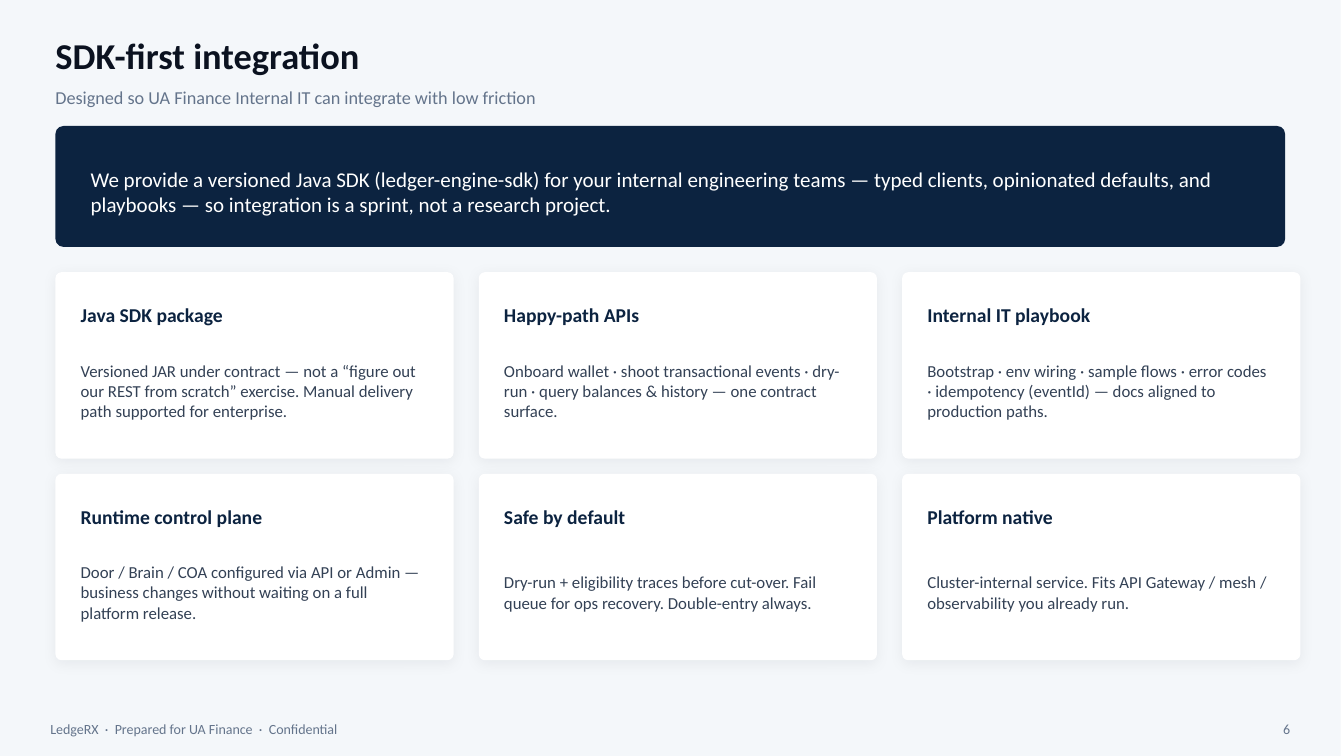
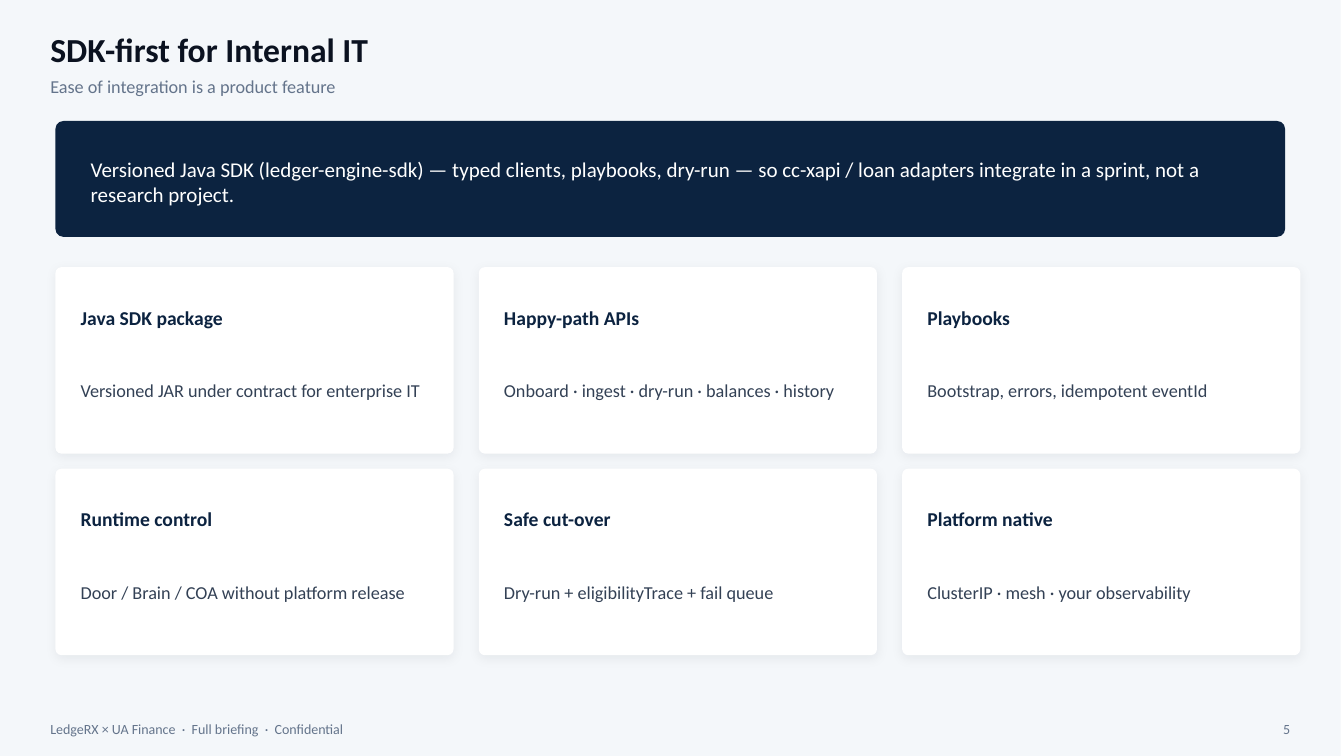
Before and after one commit to yky32/ledger-engine, a slide deck: slide 6 of docs/decks/LedgeRX-Product-Overview.pptx. Drawn at 1344x756 pixels with LibreOffice and Linux fonts; fonts in the diff are those of the drawing. Boxes give left, top, right and bottom in pixels: in the first picture for what was removed or moved away, otherwise in the second. Text is boxed around its words. In the diff, an @@ line names an element or a change of style, - is before the commit and + after.

Commit message:
docs: merge UAF product + landscape + events into full briefing

```diff
--- a/docs/decks/LedgeRX-Product-Overview.pptx
+++ b/docs/decks/LedgeRX-Product-Overview.pptx
@@ text at <box>50,38,368,63</box>: text changed; size 26 to 24 pt @@
-SDK-first integration
+SDK-first for Internal IT
@@ text at <box>50,80,335,96</box>: text changed @@
-Designed so UA Finance Internal IT can integrate with low friction
+Ease of integration is a product feature
@@ rounded rectangle: place and size @@
-rounded rectangle at <box>55,126,1286,247</box>
+rounded rectangle at <box>55,121,1286,237</box>
@@ rounded rectangle at <box>55,121,1286,237</box>: proportions changed @@
@@ text at <box>91,162,1199,206</box>: text changed @@
-We provide a versioned Java SDK (ledger-engine-sdk) for your internal engineering teams — typed clients, opinionated defaults, and playbooks — so integration is a sprint, not a research project.
+Versioned Java SDK (ledger-engine-sdk) — typed clients, playbooks, dry-run — so cc-xapi / loan adapters integrate in a sprint, not a research project.
@@ 6 rounded rectangles: place and size @@
-6 rounded rectangles at <box>55,272,1301,660</box>
+6 rounded rectangles at <box>55,267,1301,655</box>
@@ shadow changed in 6 elements at <box>55,469,454,655</box>, <box>479,469,877,655</box>, <box>902,469,1301,655</box>, <box>55,267,454,454</box>, <box>479,267,877,454</box>, <box>902,267,1301,454</box> @@
@@ text at <box>927,311,1010,328</box>: text changed @@
-Internal IT playbook
+Playbooks
@@ text at <box>81,384,419,400</box>: text changed; size 12 to 13 pt @@
-Versioned JAR under contract — not a “figure out our REST from scratch” exercise. Manual delivery path supported for enterprise.
+Versioned JAR under contract for enterprise IT
@@ text at <box>504,384,834,400</box>: text changed; size 12 to 13 pt @@
-Onboard wallet · shoot transactional events · dry-run · query balances & history — one contract surface.
+Onboard · ingest · dry-run · balances · history
@@ text at <box>927,384,1208,400</box>: text changed; size 12 to 13 pt @@
-Bootstrap · env wiring · sample flows · error codes · idempotency (eventId) — docs aligned to production paths.
+Bootstrap, errors, idempotent eventId
@@ text at <box>81,512,212,526</box>: text changed @@
-Runtime control plane
+Runtime control
@@ text at <box>504,512,611,526</box>: text changed @@
-Safe by default
+Safe cut-over
@@ text at <box>81,586,404,602</box>: text changed; size 12 to 13 pt @@
-Door / Brain / COA configured via API or Admin — business changes without waiting on a full platform release.
+Door / Brain / COA without platform release
@@ text at <box>504,586,774,602</box>: text changed; size 12 to 13 pt @@
-Dry-run + eligibility traces before cut-over. Fail queue for ops recovery. Double-entry always.
+Dry-run + eligibilityTrace + fail queue
@@ text at <box>927,586,1191,602</box>: text changed; size 12 to 13 pt @@
-Cluster-internal service. Fits API Gateway / mesh / observability you already run.
+ClusterIP · mesh · your observability
@@ text at <box>50,724,344,737</box>: text changed @@
-LedgeRX · Prepared for UA Finance · Confidential
+LedgeRX × UA Finance · Full briefing · Confidential
@@ text at <box>1283,725,1290,734</box>: text changed @@
-6
+5
```
Also in this commit, not shown: 9 other slides changed, 13 slides added, 3 slides removed, 4 other files.
